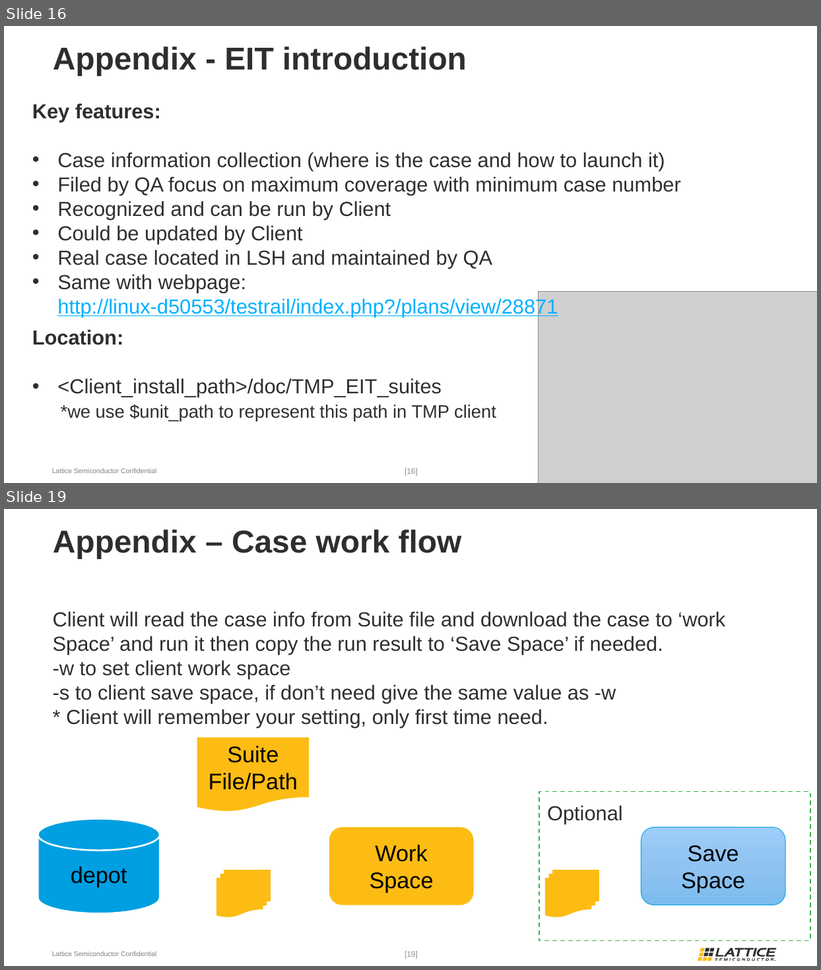
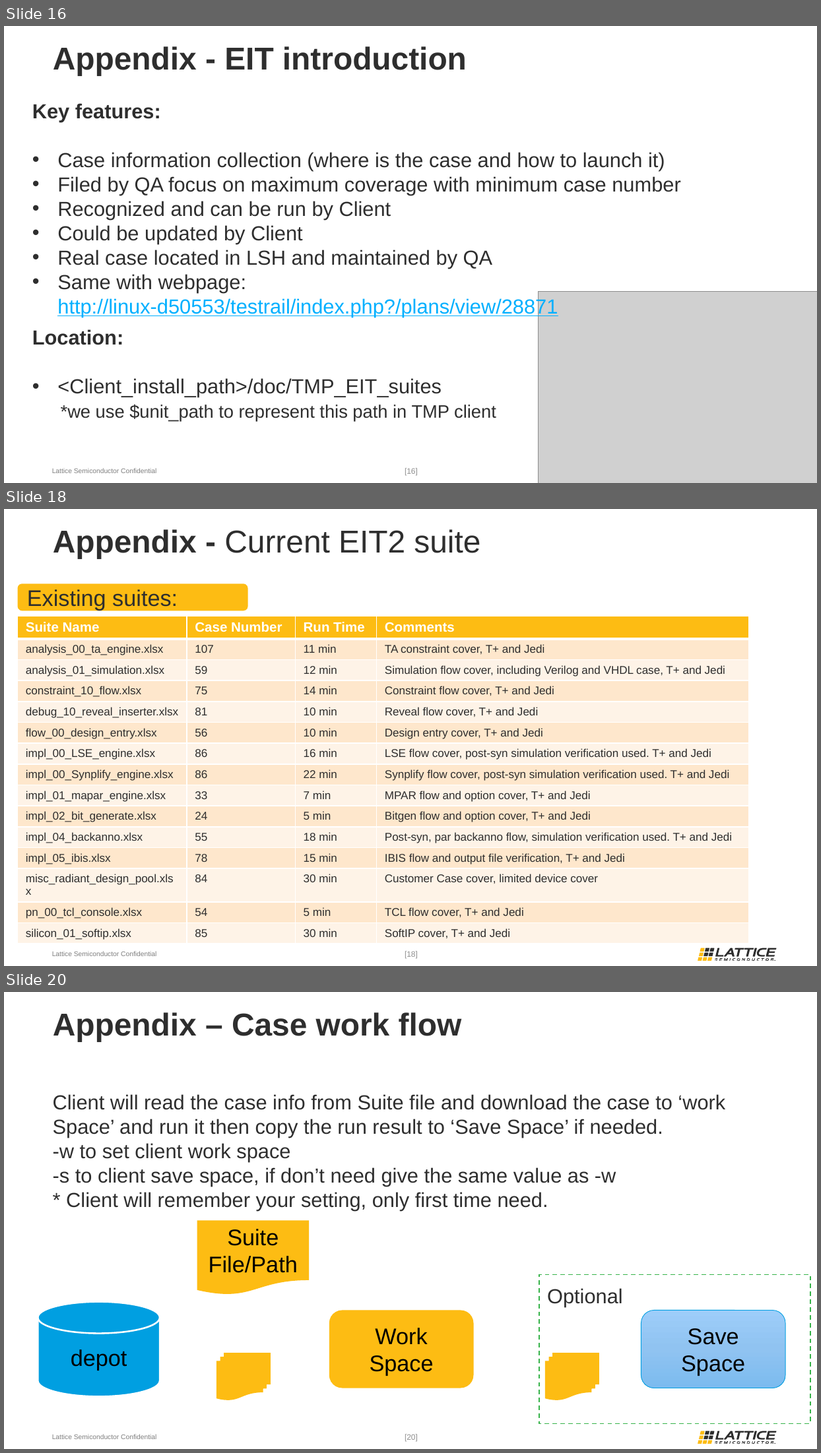
Before and after one commit to wanghengquan/repository, a slide deck: tmp_client/doc/TMP_EIT_suites/Local_EIT_run_LSV2.pptx. Shown one above the other, each under a label of ours: slides 16 and 19 before the commit, slides 16, 18 and 20 after it; the slides between them are not shown. The pictures are 821x970 and 821x1453 pixels, drawn with LibreOffice and Linux fonts; fonts in the diff are those of the drawing; grey boxes stand for pictures; background and template pictures are left out. Boxes give left, top, right and bottom in pixels: in the first picture for what was removed or moved away, otherwise in the second. Text is boxed around its words. In the diff, an @@ line names an element or a change of style, - is before the commit and + after.

Commit message:
i311--lse eit2 extra suite file added

```diff
--- a/tmp_client/doc/TMP_EIT_suites/Local_EIT_run_LSV2.pptx
+++ b/tmp_client/doc/TMP_EIT_suites/Local_EIT_run_LSV2.pptx
@@ slide 18 added at (x1=4, y1=509, x2=817, y2=966), background #FFFFFF; not listed: 33 template elements that a slide beside it also shows @@
@@ title added at (x1=53, y1=529, x2=481, y2=559), 28 pt, text #2E2E2E @@
+Appendix - Current EIT2 suite
@@ rounded rectangle added at (x1=18, y1=584, x2=248, y2=611), fill #FDBC13, 20 pt, text #2E2E2E @@
+Existing suites:
@@ table added at (x1=18, y1=615, x2=749, y2=943), 15 rows, 4 columns @@
+Suite Name | Case Number | Run Time | Comments
+analysis_00_ta_engine.xlsx | 107 | 11 min | TA constraint cover, T+ and Jedi
+analysis_01_simulation.xlsx | 59 | 12 min | Simulation flow cover, including Verilog and VHDL case, T+ and Jedi
+constraint_10_flow.xlsx | 75 | 14 min | Constraint flow cover, T+ and Jedi
+debug_10_reveal_inserter.xlsx | 81 | 10 min | Reveal flow cover, T+ and Jedi
+flow_00_design_entry.xlsx | 56 | 10 min | Design entry cover, T+ and Jedi
+impl_00_LSE_engine.xlsx | 86 | 16 min | LSE flow cover, post-syn simulation verification used. T+ and Jedi
+impl_00_Synplify_engine.xlsx | 86 | 22 min | Synplify flow cover, post-syn simulation verification used. T+ and Jedi
+impl_01_mapar_engine.xlsx | 33 | 7 min | MPAR flow and option cover, T+ and Jedi
+impl_02_bit_generate.xlsx | 24 | 5 min | Bitgen flow and option cover, T+ and Jedi
+impl_04_backanno.xlsx | 55 | 18 min | Post-syn, par backanno flow, simulation verification used. T+ and Jedi
+impl_05_ibis.xlsx | 78 | 15 min | IBIS flow and output file verification, T+ and Jedi
+misc_radiant_design_pool.xlsx | 84 | 30 min | Customer Case cover, limited device cover
+pn_00_tcl_console.xlsx | 54 | 5 min | TCL flow cover, T+ and Jedi
+silicon_01_softip.xlsx | 85 | 30 min | SoftIP cover, T+ and Jedi
@@ what was slide 19 is now slide 20 @@
@@ page number at (x1=405, y1=1434, x2=418, y2=1441): text changed @@
-[19]
+[20]
```
Also in this commit, not shown: 1 slide changed, 1 other slide added, 1 slide removed, 7 other files.
